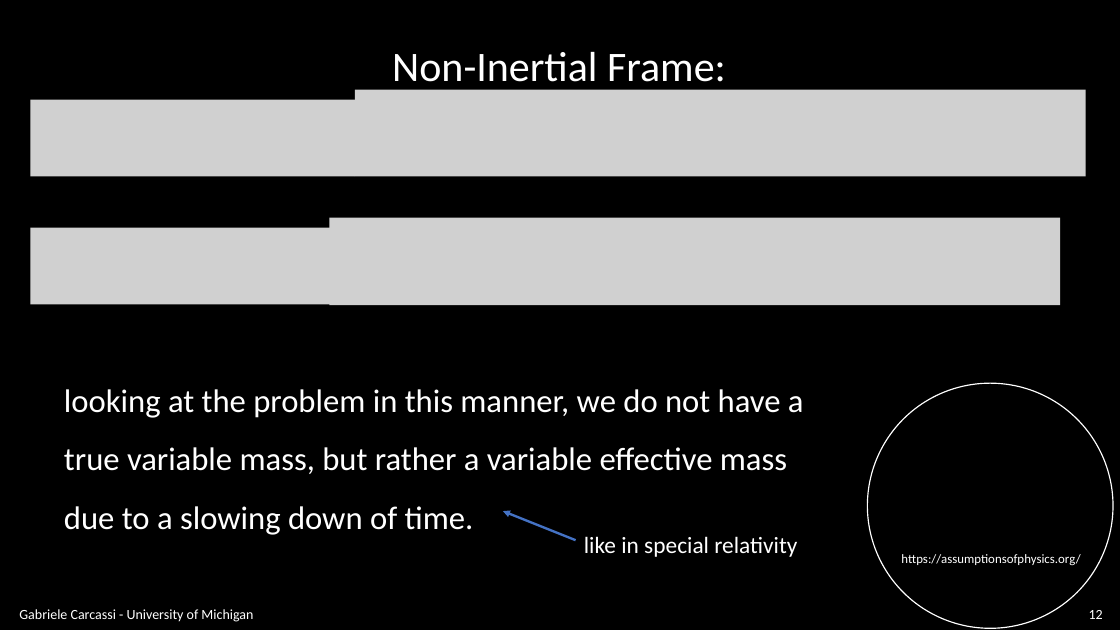
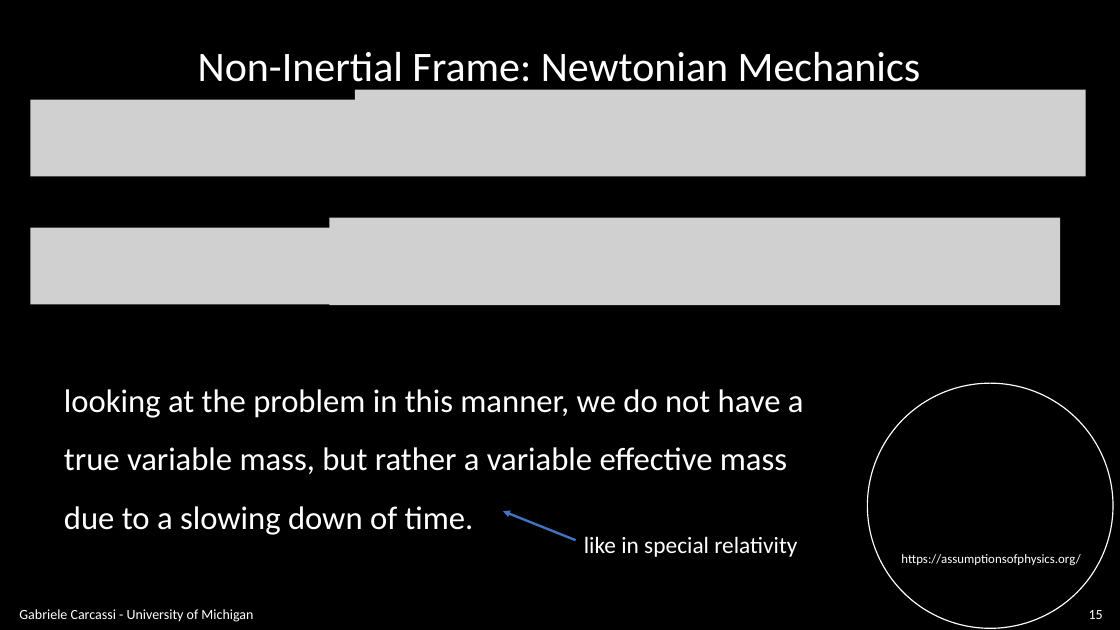
Before and after one commit to assumptionsofphysics/slides, a slide deck: slide 15 of BookCompanions-v2/RP-Class-2.pptx (slide 12 before the commit). Drawn at 1120x630 pixels with LibreOffice and Linux fonts; fonts in the diff are those of the drawing; grey boxes stand for pictures; background and template pictures are left out. Boxes give left, top, right and bottom in pixels: in the first picture for what was removed or moved away, otherwise in the second. Text is boxed around its words. In the diff, an @@ line names an element or a change of style, - is before the commit and + after.

```diff
--- a/BookCompanions-v2/RP-Class-2.pptx
+++ b/BookCompanions-v2/RP-Class-2.pptx
@@ text at box(198, 52, 920, 91): text changed @@
-Non-Inertial Frame:
+Non-Inertial Frame: Newtonian Mechanics
@@ page number at box(1089, 610, 1103, 619): text changed @@
-12
+15
```
Also in this commit, not shown: 11 other slides changed, 3 slides added, 1 other file.
